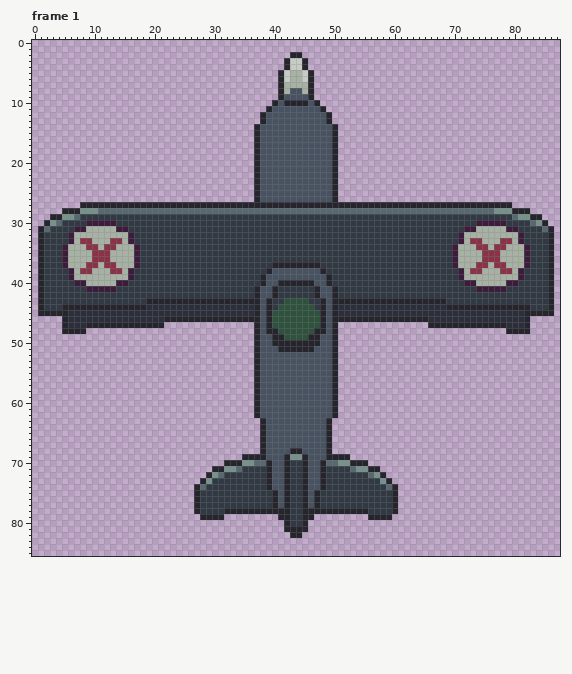
A pixel-art file gets an edit: _asset_builder/EnemyPlane.aseprite. The picture above was drawn from the file before the commit.
88x86 pixels, 1 frame. Shown: frame 1. The commit also changed other frames, which this record leaves out.
The same view after the edit:
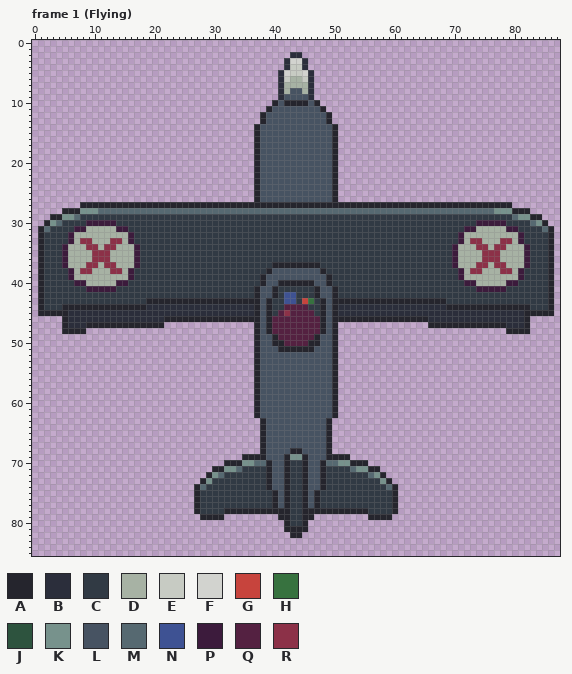
Palette (. is transparent): A #25252d  B #2b2e3b  C #313a44  D #a7b2a4  E #c7cbc3  F #d2d3cf  G #c7443d  H #37723f  J #2d533e  K #77928c  L #475362  M #566971  N #3e5293  P #3c1b3c  Q #542141  R #8c3148
Diff:
Frame 1 (Flying), layers "Layer 5", "Layer 1":
y 2: x 43..44 AA -> BB
y 3: x 42..45 AEEA -> BFFB
y 4: x 42 A -> B; x 45 A -> B
y 5: x 41..46 AEDDEA -> BFEEFB
y 6..9: x 41 A -> B; x 46 A -> B
y 42: x 42..43 CC -> NN
y 43: x 42..46 JJJJC -> NNCGH
y 44: x 41..46 JJJJJJ -> CQQQQC
y 45: x 40..47 JJJJJJJJ -> CQRQQQQC
y 46..47: x 40..47 JJJJJJJJ -> QQQQQQQQ
y 48: x 40..47 AJJJJJJA -> QQQQQQQQ
y 49: x 41..46 AJJJJA -> QQQQQQ
y 50: x 42..45 AAAA -> QQQQ
